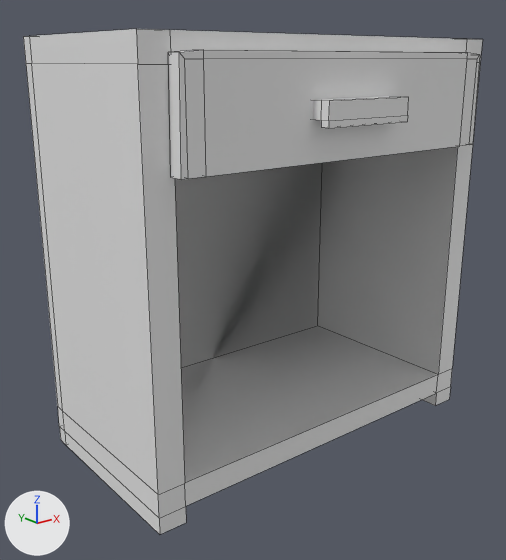
An edit to the FBX model Hotel Konstantin/Assets/Models/Comod/comod.fbx, drawn before and after from the same camera.
Camera for both pictures: a 50 mm lens placed at (-0.629, -1.598, 0.954), pointed at (0.432, -0.271, 0.424). Every picture has the same lights, and +X, +Y and +Z are marked at lower left. Mesh edges are drawn as thin lines. Where no turn or scale is listed for an object, it has been applied to the vertices.

In view in the first picture: 'Comod', 'yashik'.
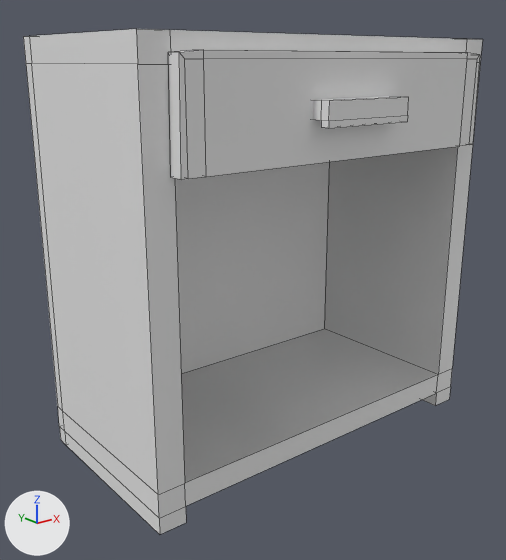
Edits to the bpy script that builds the scene:
```text
Add mat_material:
    mat_material = principled_material('Material')
    mat_material.base_color = (0.8, 0.8, 0.8)  # white #e7e7e7
Change me_cube_001:
    where me_cube_001.from_pydata(...)  # 56 vertices, 57 faces; spans x 0.0..0.993, y -0.498..-0.001, z 0.001..1.005
    used by ob_comod; location = (0.0, 0.0, 0.0)
    verts and faces of me_cube_001; kept vertices keep their numbers, new ones are numbered from 56
    before: 24 (0.927, -0.498, 0.948), 25 (0.927, -0.498, 0.099) at pixel (438, 374), 26 (0.067, -0.498, 0.948), 27 (0.067, -0.498, 0.099) at pixel (184, 483), 28 (0.067, -0.001, 0.948)
    before: 29 (0.067, -0.001, 0.099), 30 (0.927, -0.001, 0.948), 31 (0.927, -0.001, 0.099) at pixel (317, 325)
    me_cube_001 part 1
    add delete_faces([(28, 29, 31, 30), (25, 31, 29, 27), (24, 30, 31, 25), (24, 26, 28, 30), (26, 27, 29, 28)])
    add verts[56] = (0.924, -0.034, 0.948)
    add verts[57] = (0.069, -0.034, 0.948)
    add verts[58] = (0.067, -0.034, 0.099)
    add verts[59] = (0.927, -0.034, 0.099)  # pixel (324, 328)
    add faces += [(28, 30, 31, 29), (28, 57, 56, 30), (56, 57, 58, 59), (25, 59, 58, 27), (24, 26, 57, 56), (26, 27, 58, 57)]
    add faces += [(24, 56, 59, 25)]
    add me_cube_001.materials.append(mat_material)  # white #e7e7e7
```

What differs and where, as boxes (x1, y1, x2, y2) in the pictures (506 x 560 px; the box of a moved part takes in the faces that stretch with it):
part 1 of me_cube_001, moved or reshaped: (175, 146, 458, 483) in both
